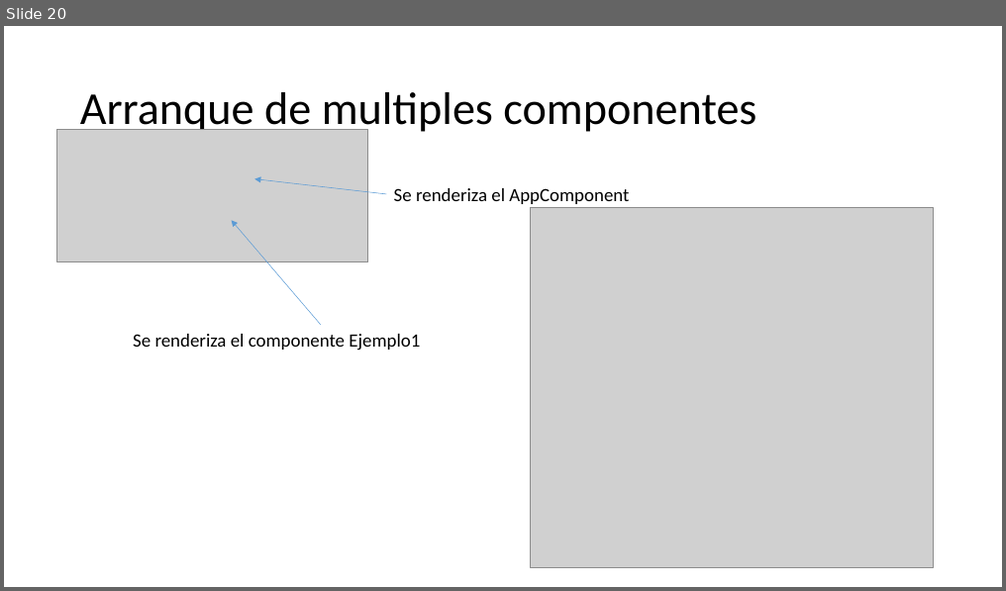
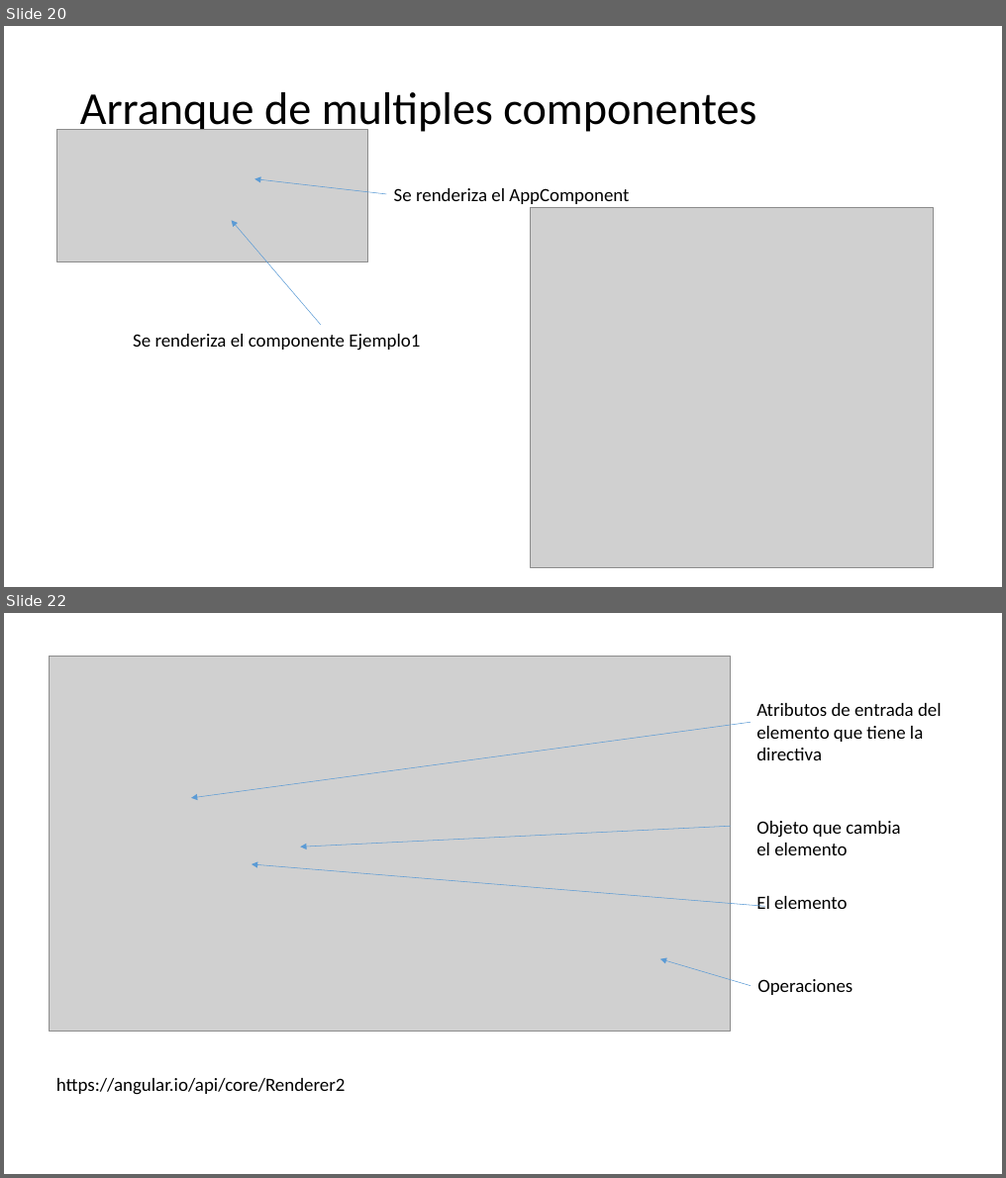
Before and after one commit to Jviejo/frontent, a slide deck: doc/angular 2 sesion 1.pptx. Shown one above the other, each under a label of ours: slide 20 before the commit, slides 20 and 22 after it; the slides between them are not shown. The pictures are 1006x591 and 1006x1178 pixels, drawn with LibreOffice and Linux fonts; fonts in the diff are those of the drawing; grey boxes stand for pictures. Boxes give left, top, right and bottom in pixels: in the first picture for what was removed or moved away, otherwise in the second. Text is boxed around its words. In the diff, an @@ line names an element or a change of style, - is before the commit and + after.

```diff
--- a/doc/angular 2 sesion 1.pptx
+++ b/doc/angular 2 sesion 1.pptx
@@ slide 22 added at [4,613,1002,1174], background #FFFFFF @@
@@ picture added at [49,657,731,1032] @@
@@ arrow added from (750, 722) to (191, 798), #5B9BD5 0.5 pt @@
@@ text added at [756,703,942,761], 18 pt, text #000000 @@
+Atributos de entrada del elemento que tiene la directiva
@@ arrow added from (731, 827) to (300, 847), #5B9BD5 0.5 pt @@
@@ text added at [756,821,900,856], 18 pt, text #000000 @@
+Objeto que cambia el elemento
@@ arrow added from (765, 906) to (252, 864), #5B9BD5 0.5 pt @@
@@ text added at [756,896,846,909], 18 pt, text #000000 @@
+El elemento
@@ arrow added from (750, 986) to (660, 959), #5B9BD5 0.5 pt @@
@@ text added at [757,979,852,995], 18 pt, text #000000 @@
+Operaciones
@@ text added at [56,1078,346,1095], 18 pt, text #000000 @@
+https://angular.io/api/core/Renderer2
```
Also in this commit, not shown: 1 slide changed, 13 other slides added, 4 slides removed, 15 other files.
